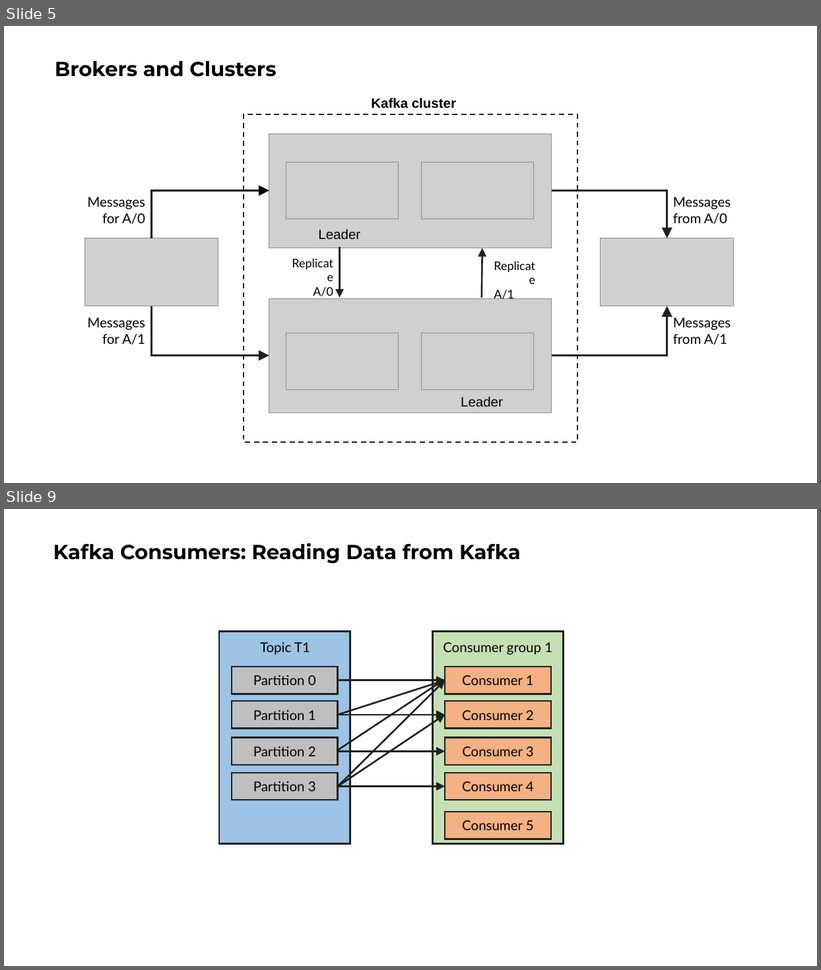
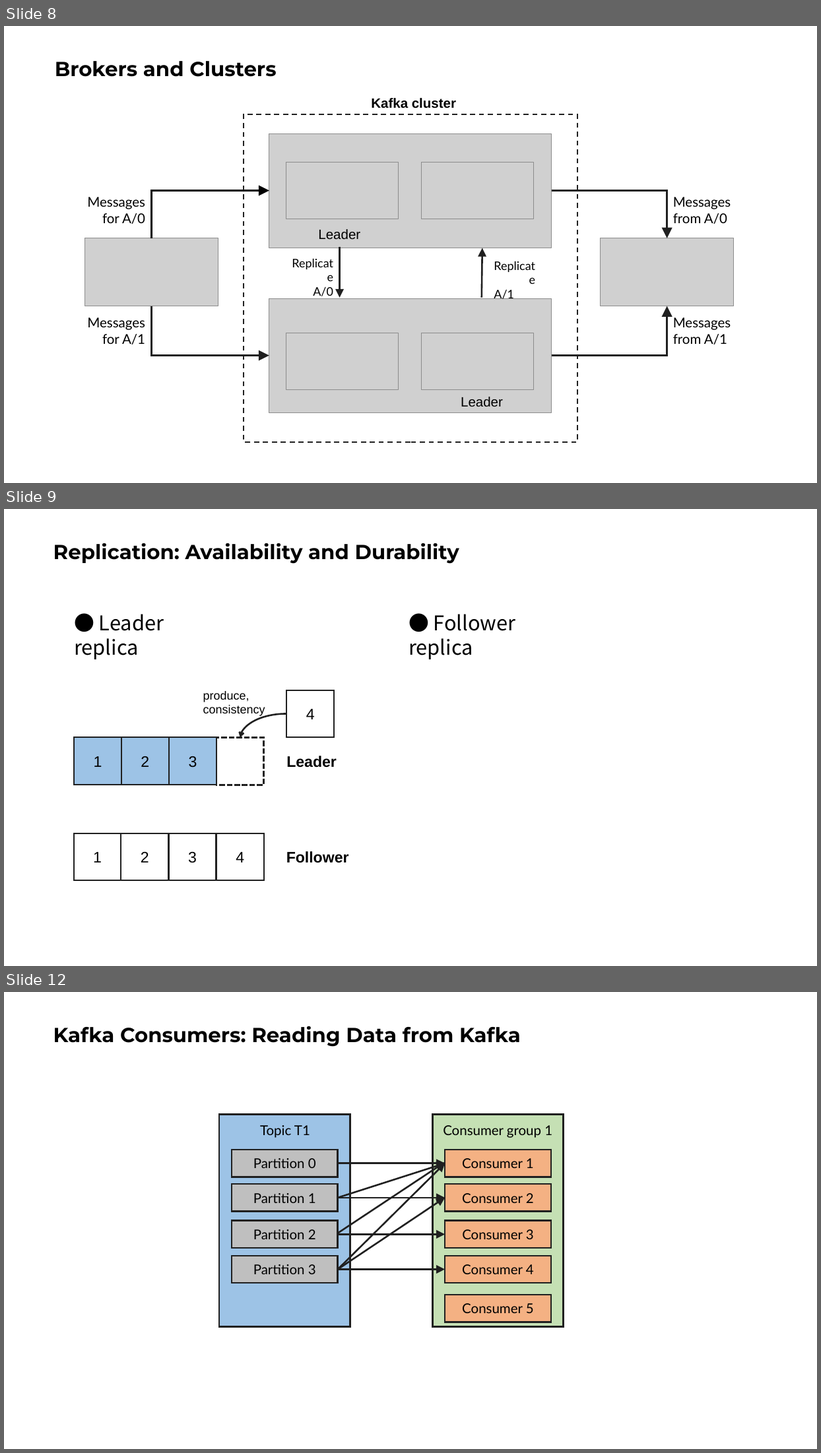
Before and after one commit to ngoctd314/books-note, a slide deck: Kafka Definitive Guide.pptx. Shown one above the other, each under a label of ours: slides 5 and 9 before the commit, slides 8, 9 and 12 after it; the slides between them are not shown. The pictures are 821x970 and 821x1453 pixels, drawn with LibreOffice and Linux fonts; fonts in the diff are those of the drawing; grey boxes stand for pictures. Boxes give left, top, right and bottom in pixels: in the first picture for what was removed or moved away, otherwise in the second. Text is boxed around its words. In the diff, an @@ line names an element or a change of style, - is before the commit and + after.

```diff
--- a/Kafka Definitive Guide.pptx
+++ b/Kafka Definitive Guide.pptx
@@ slide 9 added at (4,509,817,966), background #FFFFFF @@
@@ title added at (54,543,459,564), 24 pt, text #000000, bold @@
+Replication: Availability and Durability
@@ text added at (74,614,164,659), 24 pt, text #000000 @@
+● Leader replica
@@ text added at (409,614,516,659), 24 pt, text #000000 @@
+● Follower replica
@@ text added at (203,691,265,717), 14 pt, text #000000 @@
+produce,
+consistency
@@ rectangle added at (287,690,335,738), outline #202020 1.5 pt, 18 pt, text #000000 @@
+4
@@ curved arrow added from (287, 714) to (240, 738), #202020 2 pt @@
@@ rectangle added at (74,738,121,786), fill #9DC3E6, outline #202020 1.5 pt, 18 pt, text #000000 @@
+1
@@ rectangle added at (121,738,169,786), fill #9DC3E6, outline #202020 1.5 pt, 18 pt, text #000000 @@
+2
@@ rectangle added at (169,738,217,786), fill #9DC3E6, outline #202020 1.5 pt, 18 pt, text #000000 @@
+3
@@ rectangle added at (217,738,264,786), outline #202020 2.25 pt dashed @@
@@ text added at (286,756,337,768), 18 pt, text #000000, bold @@
+Leader
@@ rectangle added at (73,834,121,881), outline #202020 1.5 pt, 18 pt, text #000000 @@
+1
@@ rectangle added at (121,834,169,881), outline #202020 1.5 pt, 18 pt, text #000000 @@
+2
@@ rectangle added at (169,834,217,881), outline #202020 1.5 pt, 18 pt, text #000000 @@
+3
@@ rectangle added at (217,834,264,881), outline #202020 1.5 pt, 18 pt, text #000000 @@
+4
@@ text added at (286,852,349,863), 18 pt, text #000000, bold @@
+Follower
@@ what was slide 5 is now slide 8 @@
@@ what was slide 9 is now slide 12 @@
```
Also in this commit, not shown: 2 slides changed, 8 other slides added, 5 slides removed, 3 other files.
